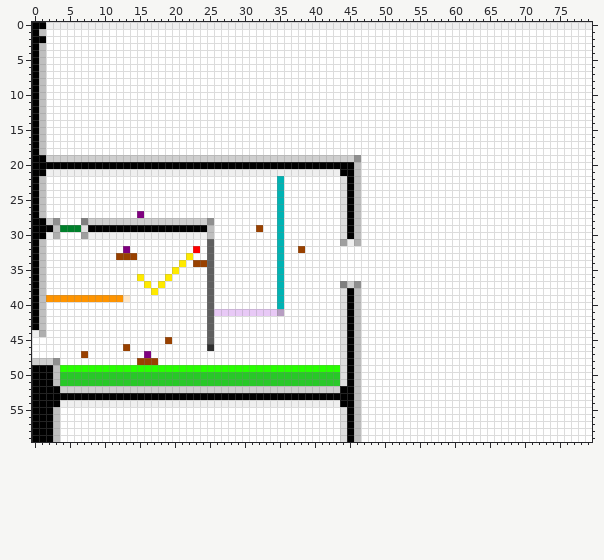
A sprite sheet gets an edit: source/level_data/layouts/level9/layer2.png. This is how it looked before the edit.
The file is 80x60 pixels.
New version:
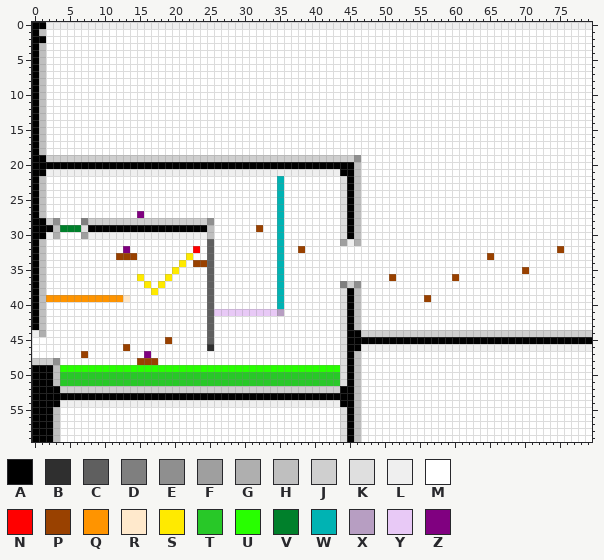
Palette (. is transparent): A #000000  B #2f2f2f  C #5f5f5f  D #7f7f7f  E #8f8f8f  F #9f9f9f  G #afafaf  H #bfbfbf  J #cfcfcf  K #dfdfdf  L #efefef  M #ffffff  N #ff0000  P #994100  Q #ff9400  R #ffe9cc  S #ffea00  T #28c828  U #28ff00  V #00802b  W #00b3b3  X #b79ec2  Y #e8c9f6  Z #800080
Edits made:
y 32: x 75 M -> P
y 33: x 65 M -> P
y 35: x 70 M -> P
y 36: x 51 M -> P; x 60 M -> P
y 39: x 56 M -> P
y 44: x 46..79 HMMMMMMMMMMMMMMMMMMMMMMMMMMMMMMMMM -> AJJJJJJJJJJJJJJJJJJJJJJJJJJJJJJJJJ
y 45: x 46..79 HMMMMMMMMMMMMMMMMMMMMMMMMMMMMMMMMM -> AAAAAAAAAAAAAAAAAAAAAAAAAAAAAAAAAA
y 46: x 46..79 HMMMMMMMMMMMMMMMMMMMMMMMMMMMMMMMMM -> ALLLLLLLLLLLLLLLLLLLLLLLLLLLLLLLLL
Changed places in both pictures, as pixel boxes (x1, y1, x2, y2):
changed: (557, 246, 564, 253)
changed: (354, 253, 592, 351)
